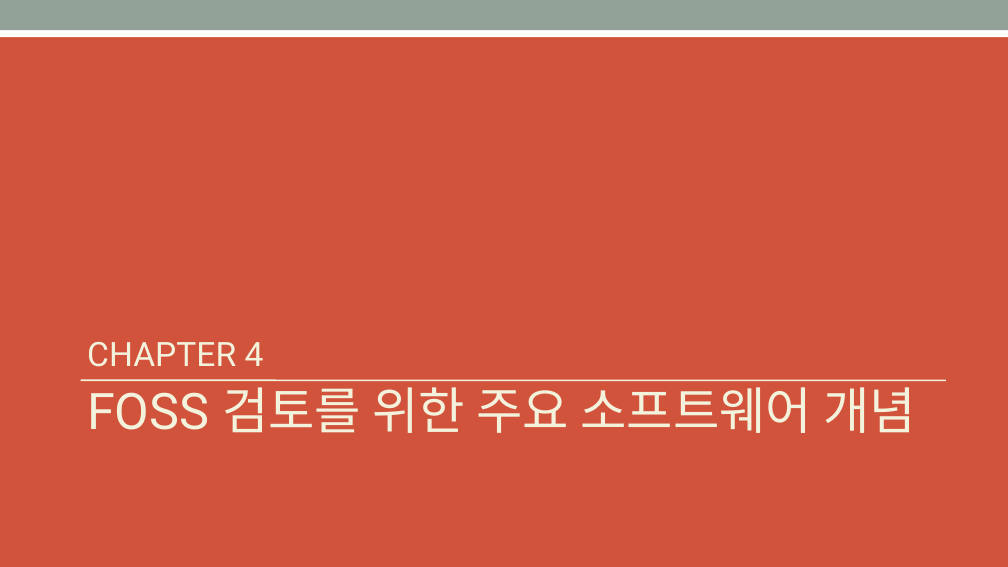
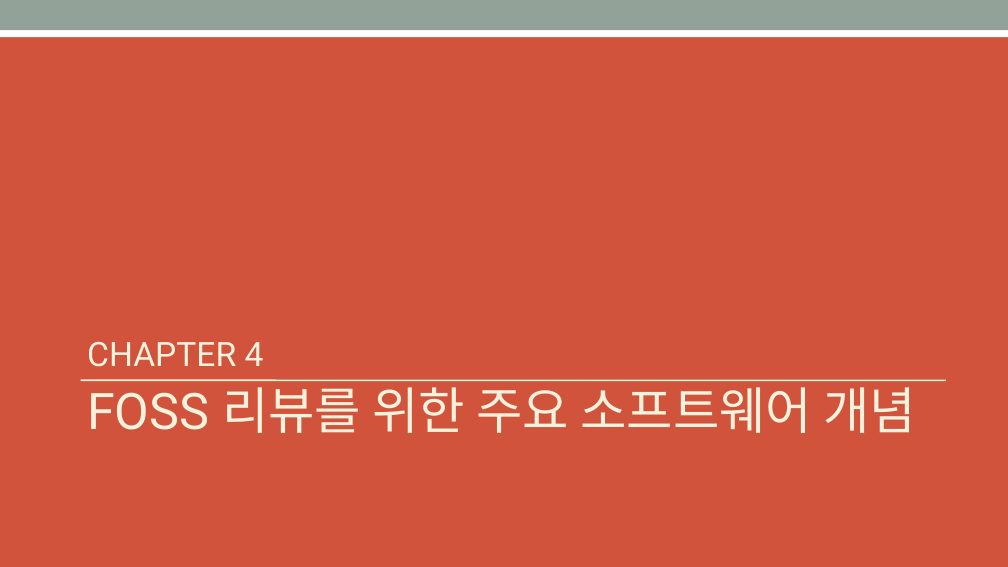
Before and after one commit to OpenChain-KWG/Curriculum-Translation-KR, a slide deck: slide 33 of target/slides/openchain-curriculum-for-1-1.pptx. Drawn at 1008x567 pixels with LibreOffice and Linux fonts; fonts in the diff are those of the drawing. Boxes give left, top, right and bottom in pixels: in the first picture for what was removed or moved away, otherwise in the second. Text is boxed around its words. In the diff, an @@ line names an element or a change of style, - is before the commit and + after.

Commit message:
chapter 5
chapter 5

```diff
--- a/target/slides/openchain-curriculum-for-1-1.pptx
+++ b/target/slides/openchain-curriculum-for-1-1.pptx
@@ text at [87,379,916,433]: text changed @@
-FOSS 검토를 위한 주요 소프트웨어 개념
+FOSS 리뷰를 위한 주요 소프트웨어 개념
```
Also in this commit, not shown: 7 other slides changed, 3 slides added, 3 slides removed, 10 other files.
